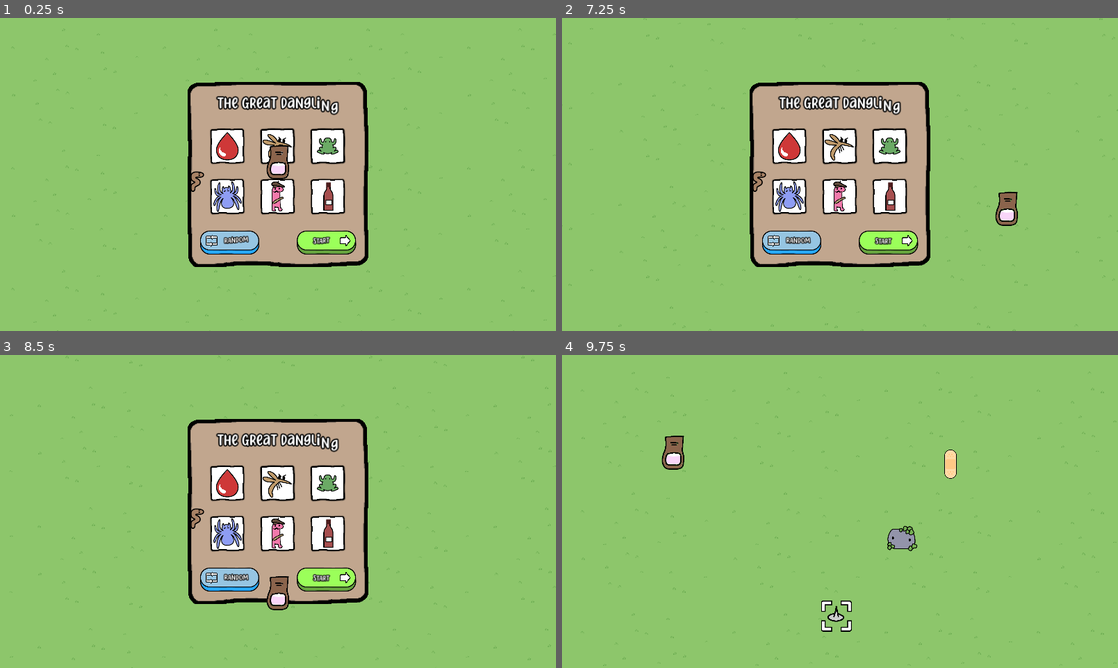
Above: before the commit, frames 1-4 (two rows, left to right).
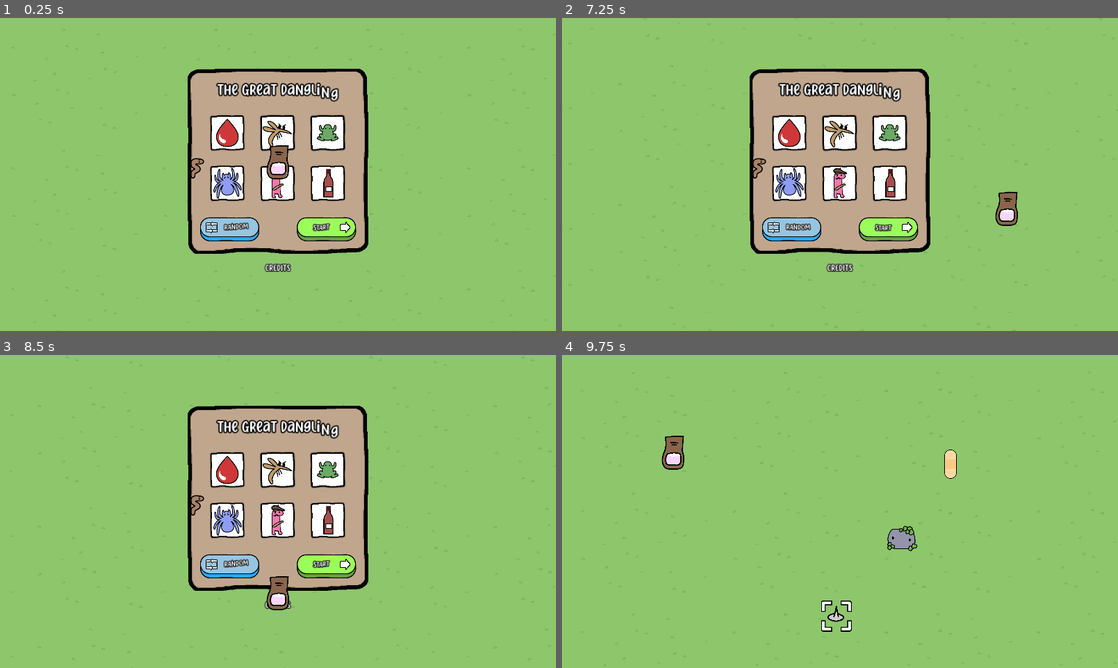
Above: after the commit, the same moments.

Repository: magopian/teamsect
Game: Godot game, scene res://start_menu.tscn
The game is run twice, just before and just after one commit, with the same random seed, the same clock (stepped at 60 frames per second) and the same inputs.
Inputs (mouse positions are in pixels of both pictures, inside the frame that each line leads up to; where the layout moved, square brackets give the same spot in the first picture):
- Up to frame 1 (0.25 s): no input
- Up to frame 2 (7.25 s): click (789, 230) [789, 243] at 0.5 s; click (834, 49) at 1.25 s; click (834, 49) at 2 s; click (834, 49) at 2.75 s; move the mouse to (962, 158) at 3.52 s; move the mouse to (728, 190) at 4.27 s; move the mouse to (895, 105) at 5.02 s; move the mouse to (812, 237) at 5.77 s; move the mouse to (1006, 221) at 6.52 s; tap Escape (ui_cancel) at 7.15 s
- Up to frame 3 (8.5 s): click (278, 605) at 7.25 s, where only the run after the commit has a clickable "CREDITS"; click (278, 605) at 8 s, where only the run after the commit has a clickable "Back to main menu"
- Up to frame 4 (9.75 s): click (890, 567) [890, 580] at 8.75 s; move the mouse to (673, 464) at 9.52 s

The runs differ from the first frame. In frame 1, 12% of the frame differs, in the area x 33-67%, y 16-82%; in frame 2, 12%; in frame 3, 12%; in frame 4, nothing differs.

Commit message:
Add a credits screen

Diff:
--- /dev/null
+++ b/credits.gd
@@ -0,0 +1,6 @@
+extends Node2D
+
+
+func _on_credits_button_pressed() -> void:
+	await get_tree().create_timer(0.1).timeout
+	get_tree().change_scene_to_file("res://start_menu.tscn")
--- /dev/null
+++ b/credits.tscn
@@ -0,0 +1,162 @@
+[gd_scene load_steps=7 format=3 uid="uid://1tlac8vv2w31"]
+
+[ext_resource type="Script" path="res://credits.gd" id="1_oupdq"]
+[ext_resource type="Texture2D" uid="uid://15tjkale0u32" path="res://assets/sprites/credits.png" id="2_dhbxc"]
+[ext_resource type="PackedScene" uid="uid://bv3c4q2qx0kgk" path="res://background_pattern.tscn" id="2_x1i87"]
+[ext_resource type="PackedScene" uid="uid://c6ahy51ofto1b" path="res://click_sound.tscn" id="7_yaoxv"]
+[ext_resource type="PackedScene" uid="uid://g2egjj0way1e" path="res://pointer/finger.tscn" id="11_jdcug"]
+
+[sub_resource type="StyleBoxEmpty" id="StyleBoxEmpty_8udt2"]
+
+[node name="Credits" type="Node2D"]
+script = ExtResource("1_oupdq")
+
+[node name="BackgroundPattern" parent="." instance=ExtResource("2_x1i87")]
+
+[node name="CanvasLayer" type="CanvasLayer" parent="."]
+
+[node name="CenterContainer" type="CenterContainer" parent="CanvasLayer"]
+anchors_preset = 15
+anchor_right = 1.0
+anchor_bottom = 1.0
+grow_horizontal = 2
+grow_vertical = 2
+
+[node name="VBoxContainer" type="VBoxContainer" parent="CanvasLayer/CenterContainer"]
+layout_mode = 2
+theme_override_constants/separation = 10
+
+[node name="TextureRect" type="TextureRect" parent="CanvasLayer/CenterContainer/VBoxContainer"]
+layout_mode = 2
+texture = ExtResource("2_dhbxc")
+
+[node name="MarginContainer" type="MarginContainer" parent="CanvasLayer/CenterContainer/VBoxContainer/TextureRect"]
+layout_mode = 1
+anchors_preset = 15
+anchor_right = 1.0
+anchor_bottom = 1.0
+grow_horizontal = 2
+grow_vertical = 2
+theme_override_constants/margin_left = 90
+theme_override_constants/margin_top = 50
+theme_override_constants/margin_right = 50
+theme_override_constants/margin_bottom = 50
+
+[node name="VBoxContainer" type="VBoxContainer" parent="CanvasLayer/CenterContainer/VBoxContainer/TextureRect/MarginContainer"]
+layout_mode = 2
+theme_override_constants/separation = 40
+
+[node name="Label2" type="RichTextLabel" parent="CanvasLayer/CenterContainer/VBoxContainer/TextureRect/MarginContainer/VBoxContainer"]
+clip_contents = false
+custom_minimum_size = Vector2(500, 100)
+layout_mode = 2
+theme_override_colors/font_outline_color = Color(0, 0, 0, 1)
+theme_override_constants/outline_size = 26
+theme_override_font_sizes/normal_font_size = 100
+bbcode_enabled = true
+text = "[center][wave amp=100.0 freq=5.0 connected=1]CREDITS[/wave][/center]"
+fit_content = true
+scroll_active = false
+
+[node name="VBoxContainer" type="VBoxContainer" parent="CanvasLayer/CenterContainer/VBoxContainer/TextureRect/MarginContainer/VBoxContainer"]
+layout_mode = 2
+
+[node name="Label" type="Label" parent="CanvasLayer/CenterContainer/VBoxContainer/TextureRect/MarginContainer/VBoxContainer/VBoxContainer"]
+layout_mode = 2
+theme_override_colors/font_outline_color = Color(0, 0, 0, 1)
+theme_override_constants/outline_size = 16
+theme_override_font_sizes/font_size = 42
+text = "Dev & (crappy) art and sounds"
+
+[node name="Label2" type="Label" parent="CanvasLayer/CenterContainer/VBoxContainer/TextureRect/MarginContainer/VBoxContainer/VBoxContainer"]
+layout_mode = 2
+theme_override_colors/font_outline_color = Color(0, 0, 0, 1)
+theme_override_constants/outline_size = 10
+theme_override_font_sizes/font_size = 24
+text = "Mathieu Agopian"
+
+[node name="VBoxContainer2" type="VBoxContainer" parent="CanvasLayer/CenterContainer/VBoxContainer/TextureRect/MarginContainer/VBoxContainer"]
+layout_mode = 2
+
+[node name="Label" type="Label" parent="CanvasLayer/CenterContainer/VBoxContainer/TextureRect/MarginContainer/VBoxContainer/VBoxContainer2"]
+layout_mode = 2
+theme_override_colors/font_outline_color = Color(0, 0, 0, 1)
+theme_override_constants/outline_size = 16
+theme_override_font_sizes/font_size = 42
+text = "Music"
+
+[node name="Label2" type="Label" parent="CanvasLayer/CenterContainer/VBoxContainer/TextureRect/MarginContainer/VBoxContainer/VBoxContainer2"]
+layout_mode = 2
+theme_override_colors/font_outline_color = Color(0, 0, 0, 1)
+theme_override_constants/outline_size = 10
+theme_override_font_sizes/font_size = 24
+text = "Nicolas Berland"
+
+[node name="VBoxContainer3" type="VBoxContainer" parent="CanvasLayer/CenterContainer/VBoxContainer/TextureRect/MarginContainer/VBoxContainer"]
+layout_mode = 2
+
+[node name="Label" type="Label" parent="CanvasLayer/CenterContainer/VBoxContainer/TextureRect/MarginContainer/VBoxContainer/VBoxContainer3"]
+layout_mode = 2
+theme_override_colors/font_outline_color = Color(0, 0, 0, 1)
+theme_override_constants/outline_size = 16
+theme_override_font_sizes/font_size = 42
+text = "Graphics and (proper) arts"
+
+[node name="Label2" type="Label" parent="CanvasLayer/CenterContainer/VBoxContainer/TextureRect/MarginContainer/VBoxContainer/VBoxContainer3"]
+layout_mode = 2
+theme_override_colors/font_outline_color = Color(0, 0, 0, 1)
+theme_override_constants/outline_size = 10
+theme_override_font_sizes/font_size = 24
+text = "itsBoats (from the LDJam Forum!)"
+
+[node name="VBoxContainer4" type="VBoxContainer" parent="CanvasLayer/CenterContainer/VBoxContainer/TextureRect/MarginContainer/VBoxContainer"]
+layout_mode = 2
+
+[node name="Label" type="Label" parent="CanvasLayer/CenterContainer/VBoxContainer/TextureRect/MarginContainer/VBoxContainer/VBoxContainer4"]
+layout_mode = 2
+theme_override_colors/font_outline_color = Color(0, 0, 0, 1)
+theme_override_constants/outline_size = 16
+theme_override_font_sizes/font_size = 42
+text = "Incredible technical help"
+
+[node name="Label2" type="Label" parent="CanvasLayer/CenterContainer/VBoxContainer/TextureRect/MarginContainer/VBoxContainer/VBoxContainer4"]
+layout_mode = 2
+theme_override_colors/font_outline_color = Color(0, 0, 0, 1)
+theme_override_constants/outline_size = 10
+theme_override_font_sizes/font_size = 24
+text = "MrEliptik (from twitch)"
+
+[node name="BackButton" type="Button" parent="CanvasLayer/CenterContainer/VBoxContainer"]
+custom_minimum_size = Vector2(0, 100)
+layout_mode = 2
+theme_override_styles/focus = SubResource("StyleBoxEmpty_8udt2")
+theme_override_styles/disabled_mirrored = SubResource("StyleBoxEmpty_8udt2")
+theme_override_styles/disabled = SubResource("StyleBoxEmpty_8udt2")
+theme_override_styles/hover_pressed_mirrored = SubResource("StyleBoxEmpty_8udt2")
+theme_override_styles/hover_pressed = SubResource("StyleBoxEmpty_8udt2")
+theme_override_styles/hover_mirrored = SubResource("StyleBoxEmpty_8udt2")
+theme_override_styles/hover = SubResource("StyleBoxEmpty_8udt2")
+theme_override_styles/pressed_mirrored = SubResource("StyleBoxEmpty_8udt2")
+theme_override_styles/pressed = SubResource("StyleBoxEmpty_8udt2")
+theme_override_styles/normal_mirrored = SubResource("StyleBoxEmpty_8udt2")
+theme_override_styles/normal = SubResource("StyleBoxEmpty_8udt2")
+
+[node name="Label" type="Label" parent="CanvasLayer/CenterContainer/VBoxContainer/BackButton"]
+layout_mode = 1
+anchors_preset = 15
+anchor_right = 1.0
+anchor_bottom = 1.0
+grow_horizontal = 2
+grow_vertical = 2
+theme_override_colors/font_outline_color = Color(0, 0, 0, 1)
+theme_override_constants/outline_size = 12
+theme_override_font_sizes/font_size = 36
+text = "Back to main menu"
+horizontal_alignment = 1
+vertical_alignment = 1
+
+[node name="ClickSound" parent="CanvasLayer/CenterContainer/VBoxContainer/BackButton" instance=ExtResource("7_yaoxv")]
+
+[node name="Finger" parent="CanvasLayer" instance=ExtResource("11_jdcug")]
+
+[connection signal="pressed" from="CanvasLayer/CenterContainer/VBoxContainer/BackButton" to="." method="_on_credits_button_pressed"]
--- a/start_menu.gd
+++ b/start_menu.gd
@@ -9,3 +9,8 @@
 func _on_reload_button_pressed() -> void:
 	await get_tree().create_timer(0.1).timeout
 	get_tree().change_scene_to_file("res://levels/frenchie_random.tscn")
+
+
+func _on_credits_button_pressed() -> void:
+	await get_tree().create_timer(0.1).timeout
+	get_tree().change_scene_to_file("res://credits.tscn")
--- a/start_menu.tscn
+++ b/start_menu.tscn
@@ -12,10 +12,12 @@
 [ext_resource type="Texture2D" uid="uid://cjcgxgmmy0vw6" path="res://assets/sprites/button.png" id="15_3sdbn"]
 [ext_resource type="Texture2D" uid="uid://bnh7dfvyig5jt" path="res://assets/sprites/arrow.png" id="16_j324i"]
 
+[sub_resource type="StyleBoxEmpty" id="StyleBoxEmpty_0ggrb"]
+
 [node name="Start Menu" type="Node2D"]
 script = ExtResource("1_cyv5k")
 
-[node name="CanvasLayer2" parent="." instance=ExtResource("2_qq0qr")]
+[node name="BackgroundPattern" parent="." instance=ExtResource("2_qq0qr")]
 
 [node name="CanvasLayer" type="CanvasLayer" parent="."]
 
@@ -26,11 +28,15 @@
 grow_horizontal = 2
 grow_vertical = 2
 
-[node name="TextureRect" type="TextureRect" parent="CanvasLayer/CenterContainer"]
+[node name="VBoxContainer" type="VBoxContainer" parent="CanvasLayer/CenterContainer"]
+layout_mode = 2
+theme_override_constants/separation = 10
+
+[node name="TextureRect" type="TextureRect" parent="CanvasLayer/CenterContainer/VBoxContainer"]
 layout_mode = 2
 texture = ExtResource("14_tfhaf")
 
-[node name="MarginContainer" type="MarginContainer" parent="CanvasLayer/CenterContainer/TextureRect"]
+[node name="MarginContainer" type="MarginContainer" parent="CanvasLayer/CenterContainer/VBoxContainer/TextureRect"]
 layout_mode = 1
 anchors_preset = 15
 anchor_right = 1.0
@@ -42,14 +48,14 @@
 theme_override_constants/margin_right = 50
 theme_override_constants/margin_bottom = 50
 
-[node name="VBoxContainer" type="VBoxContainer" parent="CanvasLayer/CenterContainer/TextureRect/MarginContainer"]
-layout_mode = 2
-
-[node name="HBoxContainer" type="HBoxContainer" parent="CanvasLayer/CenterContainer/TextureRect/MarginContainer/VBoxContainer"]
+[node name="VBoxContainer" type="VBoxContainer" parent="CanvasLayer/CenterContainer/VBoxContainer/TextureRect/MarginContainer"]
+layout_mode = 2
+
+[node name="HBoxContainer" type="HBoxContainer" parent="CanvasLayer/CenterContainer/VBoxContainer/TextureRect/MarginContainer/VBoxContainer"]
 layout_mode = 2
 size_flags_horizontal = 4
 
-[node name="Label" type="Label" parent="CanvasLayer/CenterContainer/TextureRect/MarginContainer/VBoxContainer/HBoxContainer"]
+[node name="Label" type="Label" parent="CanvasLayer/CenterContainer/VBoxContainer/TextureRect/MarginContainer/VBoxContainer/HBoxContainer"]
 custom_minimum_size = Vector2(0, 100)
 layout_mode = 2
 theme_override_colors/font_color = Color(1, 1, 1, 1)
@@ -59,7 +65,7 @@
 text = "The Great Dangli"
 horizontal_alignment = 1
 
-[node name="Label2" type="Label" parent="CanvasLayer/CenterContainer/TextureRect/MarginContainer/VBoxContainer/HBoxContainer"]
+[node name="Label2" type="Label" parent="CanvasLayer/CenterContainer/VBoxContainer/TextureRect/MarginContainer/VBoxContainer/HBoxContainer"]
 custom_minimum_size = Vector2(0, 100)
 layout_mode = 2
 theme_override_colors/font_color = Color(1, 1, 1, 1)
@@ -70,7 +76,7 @@
 horizontal_alignment = 1
 vertical_alignment = 1
 
-[node name="Label3" type="Label" parent="CanvasLayer/CenterContainer/TextureRect/MarginContainer/VBoxContainer/HBoxContainer"]
+[node name="Label3" type="Label" parent="CanvasLayer/CenterContainer/VBoxContainer/TextureRect/MarginContainer/VBoxContainer/HBoxContainer"]
 custom_minimum_size = Vector2(0, 100)
 layout_mode = 2
 theme_override_colors/font_color = Color(1, 1, 1, 1)
@@ -81,21 +87,21 @@
 horizontal_alignment = 1
 vertical_alignment = 2
 
-[node name="Control" type="Control" parent="CanvasLayer/CenterContainer/TextureRect/MarginContainer/VBoxContainer"]
+[node name="Control" type="Control" parent="CanvasLayer/CenterContainer/VBoxContainer/TextureRect/MarginContainer/VBoxContainer"]
 layout_mode = 2
 size_flags_vertical = 3
 
-[node name="HBoxContainer2" type="HBoxContainer" parent="CanvasLayer/CenterContainer/TextureRect/MarginContainer/VBoxContainer"]
-layout_mode = 2
-
-[node name="ReloadButton" type="TextureButton" parent="CanvasLayer/CenterContainer/TextureRect/MarginContainer/VBoxContainer/HBoxContainer2"]
+[node name="HBoxContainer2" type="HBoxContainer" parent="CanvasLayer/CenterContainer/VBoxContainer/TextureRect/MarginContainer/VBoxContainer"]
+layout_mode = 2
+
+[node name="ReloadButton" type="TextureButton" parent="CanvasLayer/CenterContainer/VBoxContainer/TextureRect/MarginContainer/VBoxContainer/HBoxContainer2"]
 layout_mode = 2
 size_flags_horizontal = 4
 texture_normal = ExtResource("4_05re1")
 texture_pressed = ExtResource("5_6bvjf")
 stretch_mode = 0
 
-[node name="HBoxContainer" type="HBoxContainer" parent="CanvasLayer/CenterContainer/TextureRect/MarginContainer/VBoxContainer/HBoxContainer2/ReloadButton"]
+[node name="HBoxContainer" type="HBoxContainer" parent="CanvasLayer/CenterContainer/VBoxContainer/TextureRect/MarginContainer/VBoxContainer/HBoxContainer2/ReloadButton"]
 layout_mode = 1
 anchors_preset = 15
 anchor_right = 1.0
@@ -107,12 +113,12 @@
 grow_horizontal = 2
 grow_vertical = 2
 
-[node name="TextureRect" type="TextureRect" parent="CanvasLayer/CenterContainer/TextureRect/MarginContainer/VBoxContainer/HBoxContainer2/ReloadButton/HBoxContainer"]
+[node name="TextureRect" type="TextureRect" parent="CanvasLayer/CenterContainer/VBoxContainer/TextureRect/MarginContainer/VBoxContainer/HBoxContainer2/ReloadButton/HBoxContainer"]
 layout_mode = 2
 texture = ExtResource("5_o6bnq")
 expand_mode = 2
 
-[node name="Label2" type="RichTextLabel" parent="CanvasLayer/CenterContainer/TextureRect/MarginContainer/VBoxContainer/HBoxContainer2/ReloadButton/HBoxContainer"]
+[node name="Label2" type="RichTextLabel" parent="CanvasLayer/CenterContainer/VBoxContainer/TextureRect/MarginContainer/VBoxContainer/HBoxContainer2/ReloadButton/HBoxContainer"]
 clip_contents = false
 layout_mode = 2
 size_flags_horizontal = 3
@@ -129,19 +135,19 @@
 text = "[center][wave amp=50.0 freq=5.0 connected=1]RANDOM[/wave][/center]"
 scroll_active = false
 
-[node name="ClickSound" parent="CanvasLayer/CenterContainer/TextureRect/MarginContainer/VBoxContainer/HBoxContainer2/ReloadButton" instance=ExtResource("7_70olq")]
-
-[node name="Control" type="Control" parent="CanvasLayer/CenterContainer/TextureRect/MarginContainer/VBoxContainer/HBoxContainer2"]
+[node name="ClickSound" parent="CanvasLayer/CenterContainer/VBoxContainer/TextureRect/MarginContainer/VBoxContainer/HBoxContainer2/ReloadButton" instance=ExtResource("7_70olq")]
+
+[node name="Control" type="Control" parent="CanvasLayer/CenterContainer/VBoxContainer/TextureRect/MarginContainer/VBoxContainer/HBoxContainer2"]
 layout_mode = 2
 size_flags_horizontal = 3
 
-[node name="StartButton" type="TextureButton" parent="CanvasLayer/CenterContainer/TextureRect/MarginContainer/VBoxContainer/HBoxContainer2"]
+[node name="StartButton" type="TextureButton" parent="CanvasLayer/CenterContainer/VBoxContainer/TextureRect/MarginContainer/VBoxContainer/HBoxContainer2"]
 layout_mode = 2
 size_flags_horizontal = 4
 texture_normal = ExtResource("15_3sdbn")
 texture_pressed = ExtResource("8_fkwvf")
 
-[node name="HBoxContainer" type="HBoxContainer" parent="CanvasLayer/CenterContainer/TextureRect/MarginContainer/VBoxContainer/HBoxContainer2/StartButton"]
+[node name="HBoxContainer" type="HBoxContainer" parent="CanvasLayer/CenterContainer/VBoxContainer/TextureRect/MarginContainer/VBoxContainer/HBoxContainer2/StartButton"]
 layout_mode = 1
 anchors_preset = 15
 anchor_right = 1.0
@@ -153,7 +159,7 @@
 grow_horizontal = 2
 grow_vertical = 2
 
-[node name="Label3" type="RichTextLabel" parent="CanvasLayer/CenterContainer/TextureRect/MarginContainer/VBoxContainer/HBoxContainer2/StartButton/HBoxContainer"]
+[node name="Label3" type="RichTextLabel" parent="CanvasLayer/CenterContainer/VBoxContainer/TextureRect/MarginContainer/VBoxContainer/HBoxContainer2/StartButton/HBoxContainer"]
 clip_contents = false
 layout_mode = 2
 size_flags_horizontal = 3
@@ -170,14 +176,47 @@
 text = "[center][wave amp=50.0 freq=5.0 connected=1]START[/wave][/center]"
 scroll_active = false
 
-[node name="TextureRect" type="TextureRect" parent="CanvasLayer/CenterContainer/TextureRect/MarginContainer/VBoxContainer/HBoxContainer2/StartButton/HBoxContainer"]
+[node name="TextureRect" type="TextureRect" parent="CanvasLayer/CenterContainer/VBoxContainer/TextureRect/MarginContainer/VBoxContainer/HBoxContainer2/StartButton/HBoxContainer"]
 layout_mode = 2
 texture = ExtResource("16_j324i")
 expand_mode = 2
 
-[node name="ClickSound" parent="CanvasLayer/CenterContainer/TextureRect/MarginContainer/VBoxContainer/HBoxContainer2/StartButton" instance=ExtResource("7_70olq")]
+[node name="ClickSound" parent="CanvasLayer/CenterContainer/VBoxContainer/TextureRect/MarginContainer/VBoxContainer/HBoxContainer2/StartButton" instance=ExtResource("7_70olq")]
+
+[node name="CreditsButton" type="Button" parent="CanvasLayer/CenterContainer/VBoxContainer"]
+custom_minimum_size = Vector2(0, 100)
+layout_mode = 2
+size_flags_vertical = 3
+theme_override_styles/focus = SubResource("StyleBoxEmpty_0ggrb")
+theme_override_styles/disabled_mirrored = SubResource("StyleBoxEmpty_0ggrb")
+theme_override_styles/disabled = SubResource("StyleBoxEmpty_0ggrb")
+theme_override_styles/hover_pressed_mirrored = SubResource("StyleBoxEmpty_0ggrb")
+theme_override_styles/hover_pressed = SubResource("StyleBoxEmpty_0ggrb")
+theme_override_styles/hover_mirrored = SubResource("StyleBoxEmpty_0ggrb")
+theme_override_styles/hover = SubResource("StyleBoxEmpty_0ggrb")
+theme_override_styles/pressed_mirrored = SubResource("StyleBoxEmpty_0ggrb")
+theme_override_styles/pressed = SubResource("StyleBoxEmpty_0ggrb")
+theme_override_styles/normal_mirrored = SubResource("StyleBoxEmpty_0ggrb")
+theme_override_styles/normal = SubResource("StyleBoxEmpty_0ggrb")
+
+[node name="Label" type="Label" parent="CanvasLayer/CenterContainer/VBoxContainer/CreditsButton"]
+layout_mode = 1
+anchors_preset = 15
+anchor_right = 1.0
+anchor_bottom = 1.0
+grow_horizontal = 2
+grow_vertical = 2
+theme_override_colors/font_outline_color = Color(0, 0, 0, 1)
+theme_override_constants/outline_size = 12
+theme_override_font_sizes/font_size = 36
+text = "CREDITS"
+horizontal_alignment = 1
+vertical_alignment = 1
+
+[node name="ClickSound" parent="CanvasLayer/CenterContainer/VBoxContainer/CreditsButton" instance=ExtResource("7_70olq")]
 
 [node name="Finger" parent="CanvasLayer" instance=ExtResource("5_6o7i7")]
 
-[connection signal="pressed" from="CanvasLayer/CenterContainer/TextureRect/MarginContainer/VBoxContainer/HBoxContainer2/ReloadButton" to="." method="_on_reload_button_pressed"]
-[connection signal="pressed" from="CanvasLayer/CenterContainer/TextureRect/MarginContainer/VBoxContainer/HBoxContainer2/StartButton" to="." method="_on_texture_button_pressed"]
+[connection signal="pressed" from="CanvasLayer/CenterContainer/VBoxContainer/TextureRect/MarginContainer/VBoxContainer/HBoxContainer2/ReloadButton" to="." method="_on_reload_button_pressed"]
+[connection signal="pressed" from="CanvasLayer/CenterContainer/VBoxContainer/TextureRect/MarginContainer/VBoxContainer/HBoxContainer2/StartButton" to="." method="_on_texture_button_pressed"]
+[connection signal="pressed" from="CanvasLayer/CenterContainer/VBoxContainer/CreditsButton" to="." method="_on_credits_button_pressed"]
Binary file added: assets/sprites/credits.png
Not shown, added: assets/sprites/credits.png.import
Not shown: 1 places in start_menu.tscn that only renumber resources
Not shown, removed: assets/cute_dino_2.zip
